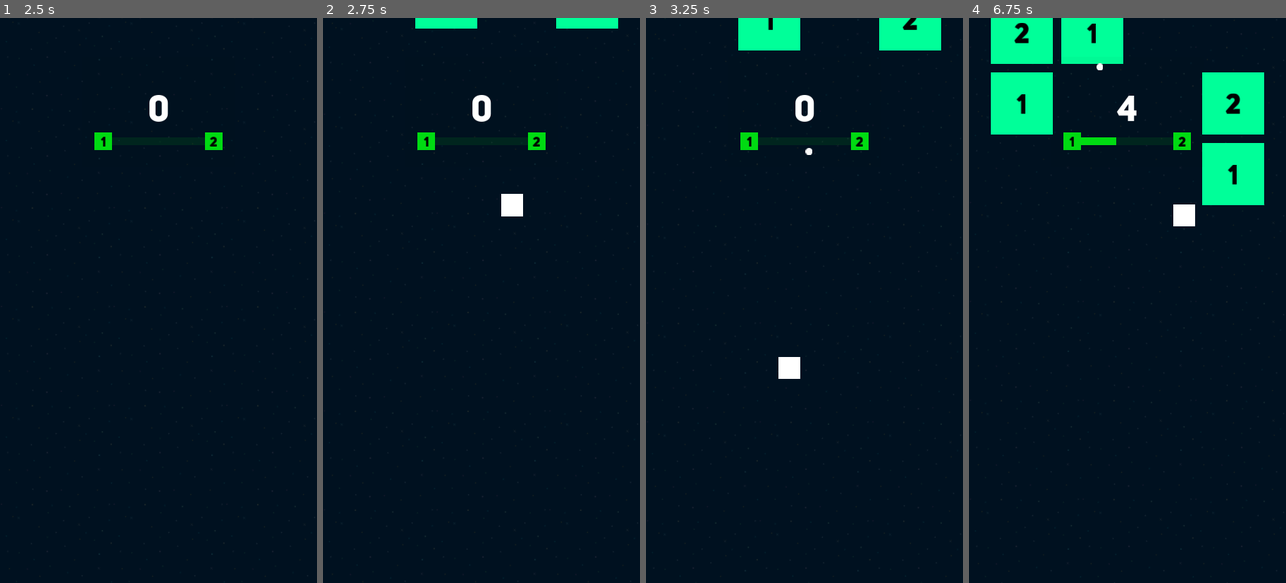
Above: before the commit, frames 1-4 (left to right).
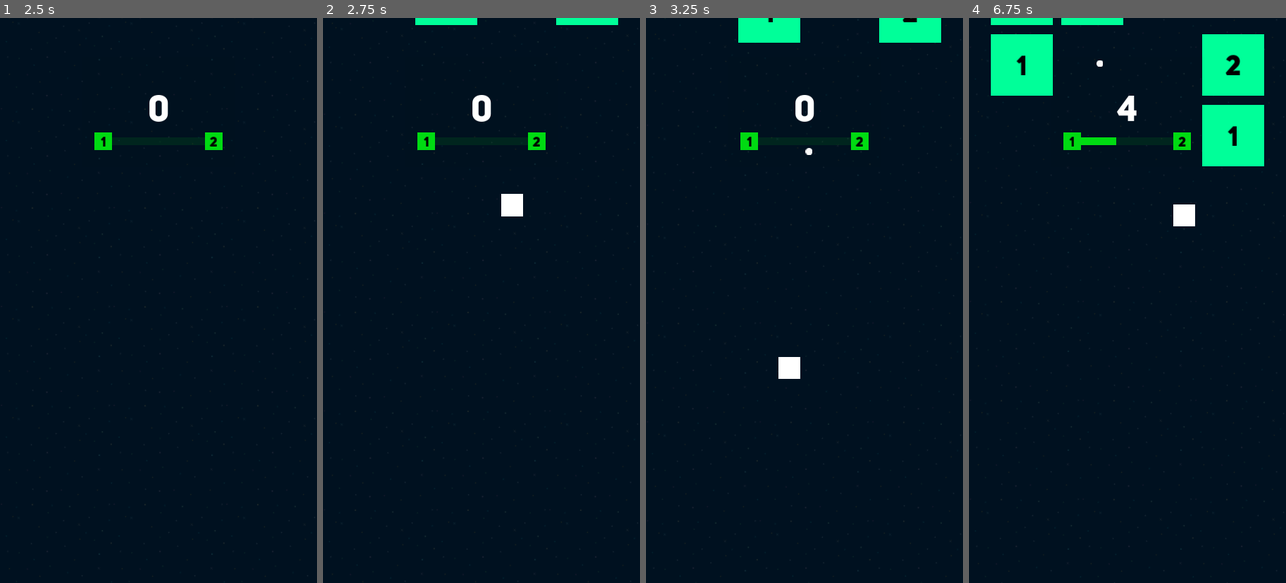
Above: after the commit, the same moments.

Repository: Ragehive/rogue-blocks
Game: Godot game, scene res://Scenes/splashscreen/SplashScreen.tscn
Same seed, same stepped clock (60 frames per second), same inputs: the game is played once before the commit and once after it.
Inputs (mouse positions are in pixels of both pictures, inside the frame that each line leads up to):
- Up to frame 1 (2.5 s): move the mouse to (228, 272) at 0.52 s; press the mouse at (228, 272) at 0.53 s; tap Enter at 1.25 s; move the mouse to (95, 328) at 1.27 s; release the mouse at (95, 328) at 1.28 s; click (95, 328) at 1.35 s; tap Space at 2 s; move the mouse to (190, 176) at 2.02 s; press the mouse at (190, 176) at 2.03 s
- Up to frame 2 (2.75 s): no input
- Up to frame 3 (3.25 s): move the mouse to (788, 413) at 2.77 s; release the mouse at (788, 413) at 2.78 s; click (788, 413) at 2.85 s
- Up to frame 4 (6.75 s): move the mouse to (1222, 385) at 3.52 s; press the mouse at (1222, 385) at 3.53 s; move the mouse to (1032, 215) at 4.27 s; release the mouse at (1032, 215) at 4.28 s; click (1032, 215) at 4.35 s; move the mouse to (1143, 300) at 5.02 s; press the mouse at (1143, 300) at 5.03 s; move the mouse to (1079, 159) at 5.77 s; release the mouse at (1079, 159) at 5.78 s; click (1079, 159) at 5.85 s; move the mouse to (1197, 272) at 6.52 s; press the mouse at (1197, 272) at 6.53 s

Frame 1 is identical in both runs. In frame 2, 0.2% of the frame differs, in the area x 29-94%, y 1-2%; in frame 3, 0.6%; in frame 4, 6.8%, in the area x 6-94%, y 0-34%.

Commit message:
adjusted difficulty

Diff:
--- a/Scenes/block/Block.gd
+++ b/Scenes/block/Block.gd
@@ -3,7 +3,7 @@
 #VARIABLES
 var health = 2
 var max_health = 2
-var speed = 100
+var speed = 80
 
 #SHAKE
 var trauma = 0.1  # Current shake strength.
--- a/Scenes/spawner/block/BlockSpawner.gd
+++ b/Scenes/spawner/block/BlockSpawner.gd
@@ -65,7 +65,7 @@
 
 
 func _on_BlockSpeedTimer_timeout():
-	if spawn_timer.wait_time >= 2.2:
+	if spawn_timer.wait_time >= 2.6:
 		block_speed_timer.stop()
 		return
 	spawn_timer.wait_time += 0.2
--- a/Scenes/spawner/block/BlockSpawner.tscn
+++ b/Scenes/spawner/block/BlockSpawner.tscn
@@ -16,13 +16,13 @@
 [node name="pos4" type="Position2D" parent="positions"]
 
 [node name="SpawnTimer" type="Timer" parent="."]
-wait_time = 1.6
+wait_time = 2.0
 
 [node name="DifficulyTimer" type="Timer" parent="."]
-wait_time = 15.0
+wait_time = 30.0
 
 [node name="BlockSpeedTimer" type="Timer" parent="."]
-wait_time = 60.0
+wait_time = 120.0
 
 [connection signal="timeout" from="SpawnTimer" to="." method="_on_SpawnTimer_timeout"]
 [connection signal="timeout" from="DifficulyTimer" to="." method="_on_DifficulyTimer_timeout"]
--- a/Scripts/Global.gd
+++ b/Scripts/Global.gd
@@ -4,7 +4,7 @@
 const FILEPATH = "user://GAMEDATA.save"
 var score = 0
 var next_score = 10
-var next_score_multiplier = 1.5
+var next_score_multiplier = 1.25
 var highscore = 0
 var level = 1
 var next_level = 2
@@ -72,7 +72,9 @@
 func insert_upgrades(text):
 	var upgrade = level_up_options[text]
 	print(upgrade, 'upgrade')
-	if upgrade.has('damage'): upgrades.damaage += upgrade.damage
+	if upgrade.has('damage'):
+		print("yes has damage")
+		upgrades.damage += upgrade.damage
 	if upgrade.has('speed'): upgrades.speed += upgrade.speed
 	if upgrade.has('critical_damage'): upgrades.critical_damage += upgrades.critical_damage
 
